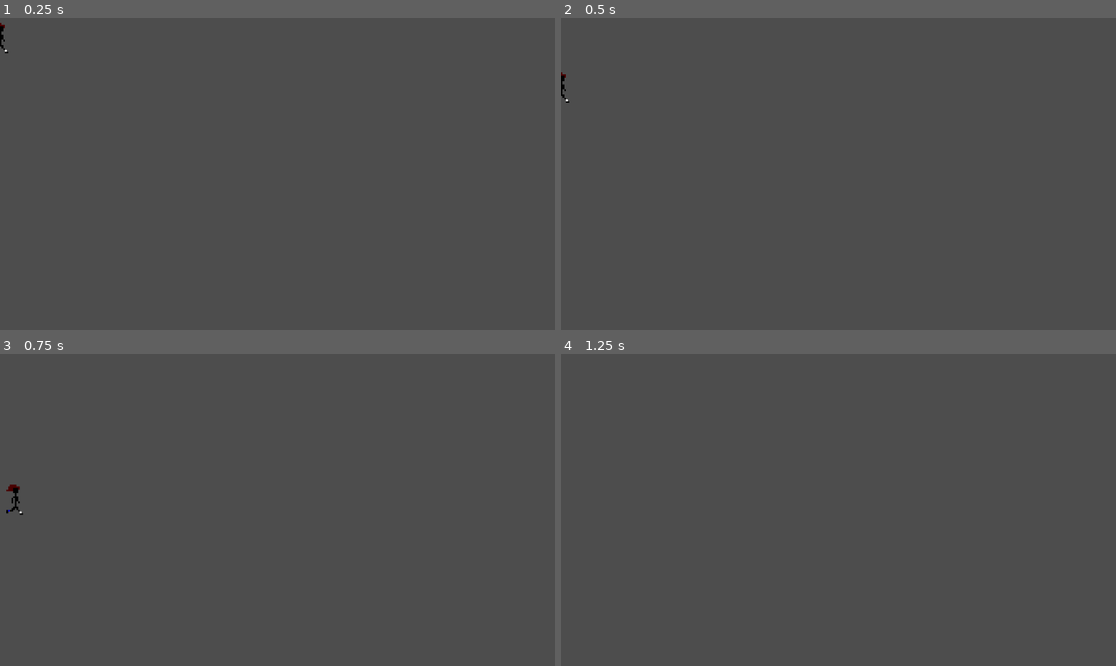
Above: before the commit, frames 1-4 (two rows, left to right).
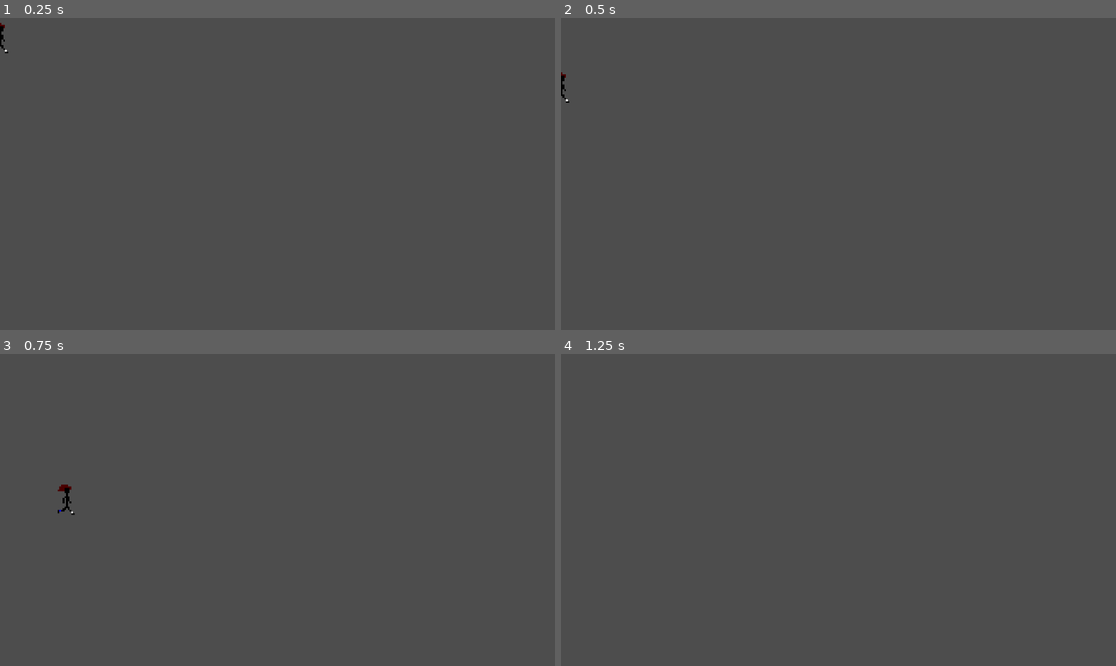
Above: after the commit, the same moments.

Repository: Elijahlenhard/PlaceholderPlatformer
Game: Godot game, scene res://character_body_2d.tscn
Two runs of this game, one before a commit and one after it. Both use one fixed random seed, a clock stepped at 60 frames per second and the inputs below.
Inputs:
- Up to frame 1 (0.25 s): no input
- Up to frame 2 (0.5 s): no input
- Up to frame 3 (0.75 s): tap Enter at 0.5 s; hold Right (move_right) from 0.53 s (still down); hold Z (Jump, bound only before the commit) from 0.53 s (still down); tap C (dash, bound only after the commit) at 0.6 s
- Up to frame 4 (1.25 s): keep holding Right (move_right); keep holding Z (Jump, bound only before the commit)

Frames 1-2 are identical in both runs. In frame 3, 0.2% of the frame differs, in the area x 1-14%, y 41-52%; in frame 4, nothing differs.

Commit message:
Added basic dashing functionality

Diff:
--- a/Scripts/Player/playerMove.gd
+++ b/Scripts/Player/playerMove.gd
@@ -10,6 +10,11 @@
 @export var g = 1
 var jump_primed = -1
 var jump_held
+var dash_direction = Vector2(0,1)
+var dash_time = 0
+var is_dashing = false
+var dash_cd = 1.5
+var remaining_dash_cd = 0
 
 # Called when the node enters the scene tree for the first time.
 func _ready():
@@ -23,15 +28,16 @@
 	apply_gravity(delta)
 
 	if Input.is_action_pressed("move_right"):
-		accelerate_right(delta)
-
+		run_right(delta)
+		dash_direction.x =1
 	elif Input.is_action_pressed("move_left"):
-		accelerate_left(delta)
+		run_left(delta)
+		dash_direction.x =-1
 	else:
 		decelerate(delta, 1)
 
 
-	if Input.is_action_pressed("Jump"):
+	if Input.is_action_pressed("jump"):
 		jump_primed = 3
 	else:
 		jump_held = false
@@ -42,6 +48,19 @@
 		jump(delta)
 	else:
 		time_jumping = 0
+
+	if(Input.is_action_just_pressed("dash") && remaining_dash_cd<=0):
+		is_dashing = true
+		dash(delta)
+		remaining_dash_cd = dash_cd
+	if(is_dashing):
+		dash_time += delta
+		if (dash_time > .15):
+			is_dashing = false
+			dash_time =0
+
+	if(remaining_dash_cd >0):
+		remaining_dash_cd -= delta
 
 	if velocity.length() > 0:
 		$AnimatedSprite2D.play()
@@ -56,8 +75,8 @@
 		# See the note below about boolean assignment.
 		$AnimatedSprite2D.flip_h = velocity.x < 0
 
+	print_debug(velocity)
 
-	print_debug(velocity)
 
 
 func apply_gravity(delta):
@@ -74,23 +93,26 @@
 		velocity.y -= linear*((pow(max_jump_time, .1)-pow(time_jumping,.1))/max_jump_time)*delta
 		time_jumping += delta
 
-func accelerate_right(delta):
+func run_right(delta):
 	var acceleration = 1.1
 	var linear = 20
-	if(velocity.x<0):
+	if(velocity.x<0||velocity.x>(top_speed+25)):
 		decelerate(delta, 1)
 	elif(velocity.x<top_speed):
 		velocity.x = velocity.x*acceleration + linear
 
-func accelerate_left(delta):
+func run_left(delta):
 	var acceleration = 1.1
 	var linear = -20
-	if(velocity.x>0):
+	if(velocity.x>0 ||velocity.x<-(top_speed+25)):
 		decelerate(delta, 1)
 	elif(velocity.x>-top_speed):
 		velocity.x = velocity.x*acceleration + linear
 
 func decelerate(delta, rate):
+	if(is_dashing):
+		print_debug("isDashing")
+		return
 	var deceleration = .9
 	var linear = 20
 	if(abs(velocity.x) < linear):
@@ -100,6 +122,8 @@
 	elif(velocity.x < 0):
 		velocity.x = velocity.x*deceleration + linear
 
+func dash(delta):
+	velocity.x = 1000*dash_direction.x
 
 
 
--- a/project.godot
+++ b/project.godot
@@ -37,8 +37,13 @@
 "events": [Object(InputEventKey,"resource_local_to_scene":false,"resource_name":"","device":-1,"window_id":0,"alt_press …(182 unchanged characters)…
 ]
 }
-Jump={
+jump={
 "deadzone": 0.5,
 "events": [Object(InputEventKey,"resource_local_to_scene":false,"resource_name":"","device":-1,"window_id":0,"alt_pressed":false,"shift_pressed":false,"ctrl_pressed":false,"meta_pressed":false,"pressed":false,"keycode":0,"physical_keycode":90,"key_label":0,"unicode":122,"echo":false,"script":null)
 ]
 }
+dash={
+"deadzone": 0.5,
+"events": [Object(InputEventKey,"resource_local_to_scene":false,"resource_name":"","device":-1,"window_id":0,"alt_pressed":false,"shift_pressed":false,"ctrl_pressed":false,"meta_pressed":false,"pressed":false,"keycode":0,"physical_keycode":67,"key_label":0,"unicode":99,"echo":false,"script":null)
+]
+}
